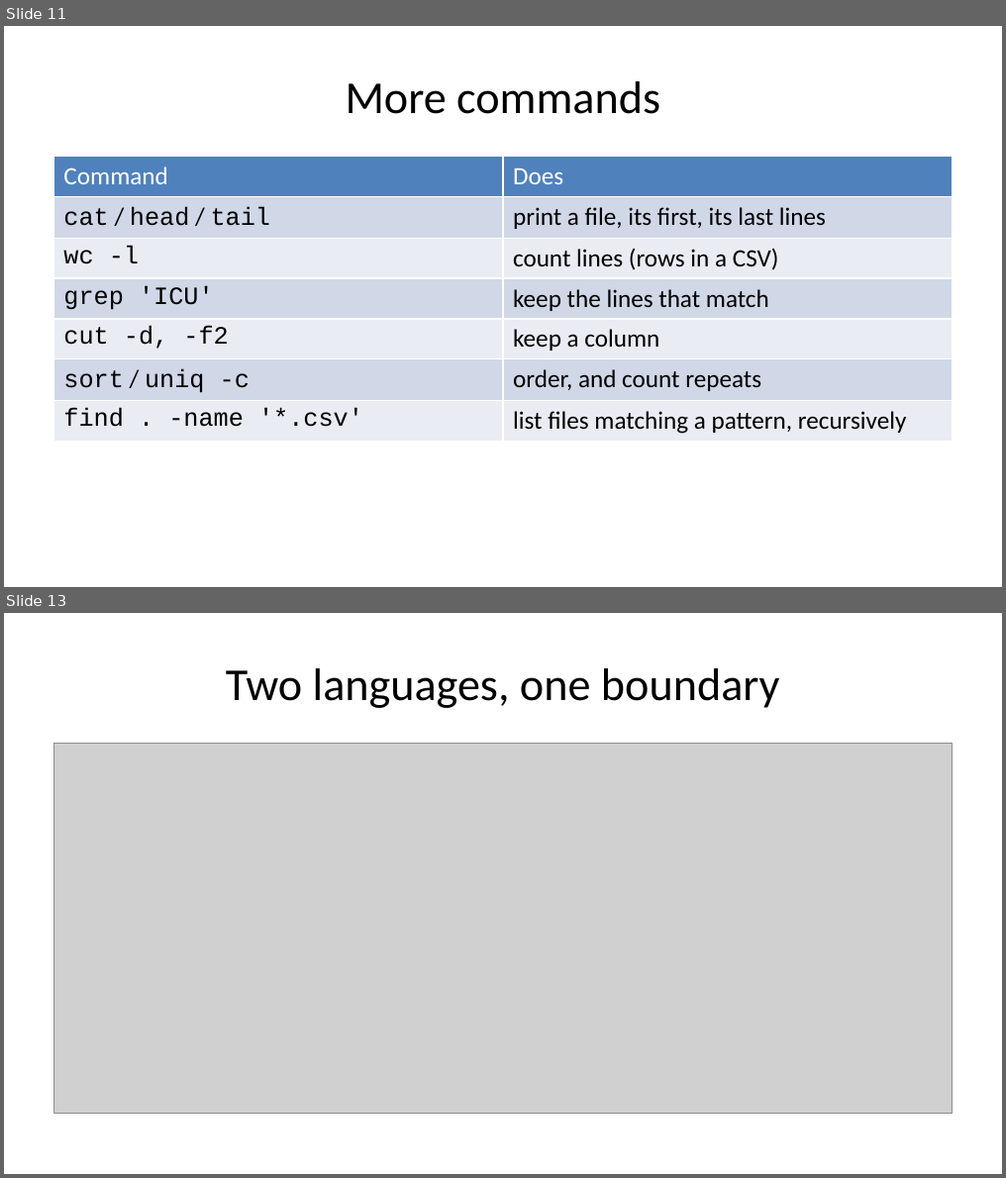
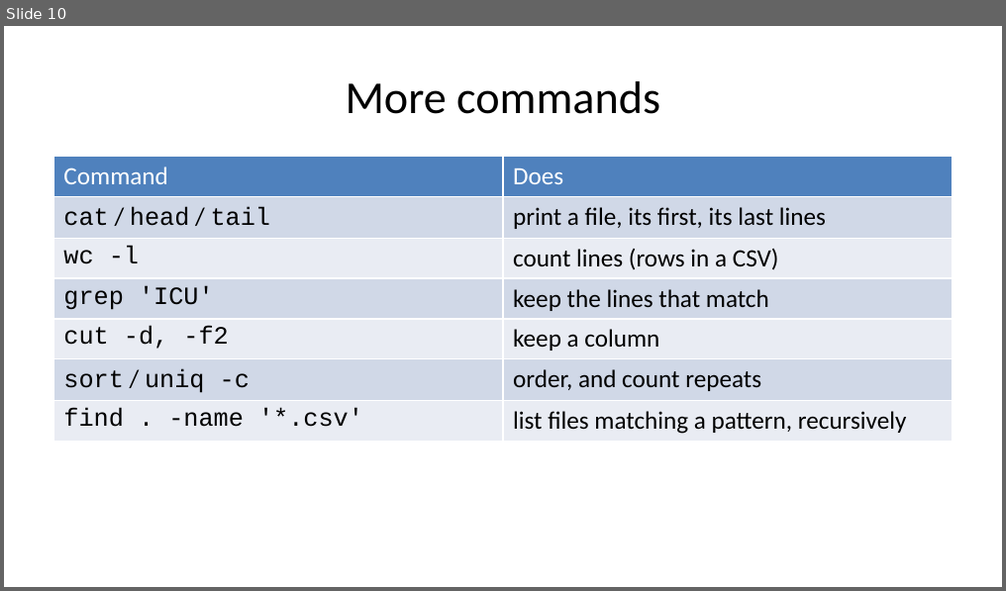
Before and after one commit to MICS-Lab/MS_SanteNum2026, a slide deck: Programming01/Session01/slides.pptx. Shown one above the other, each under a label of ours: slides 11 and 13 before the commit, slide 10 after it; the slides between them are not shown. The pictures are 1006x1178 and 1006x591 pixels, drawn with LibreOffice and Linux fonts; fonts in the diff are those of the drawing; grey boxes stand for pictures. Boxes give left, top, right and bottom in pixels: in the first picture for what was removed or moved away, otherwise in the second. Text is boxed around its words. In the diff, an @@ line names an element or a change of style, - is before the commit and + after.

```diff
--- a/Programming01/Session01/slides.pptx
+++ b/Programming01/Session01/slides.pptx
@@ slide 13 removed at (x1=4, y1=613, x2=1002, y2=1174), background #FFFFFF @@
@@ title removed at (x1=226, y1=668, x2=780, y2=708) @@
-Two languages, one boundary
@@ picture removed at (x1=54, y1=744, x2=952, y2=1114) @@
@@ what was slide 11 is now slide 10 @@
```
Also in this commit, not shown: 1 slide changed, 1 slide added, 7 other slides removed, 1 other file.
